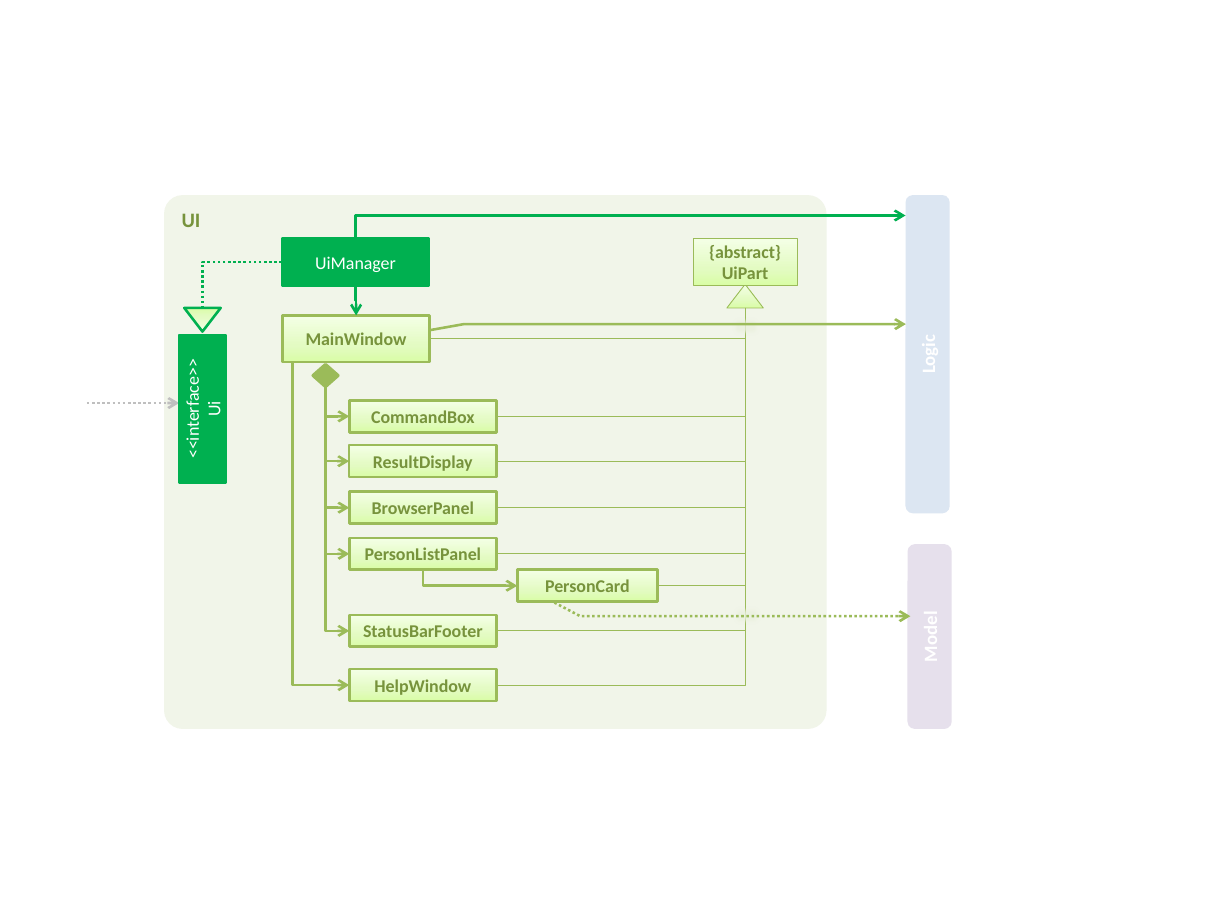
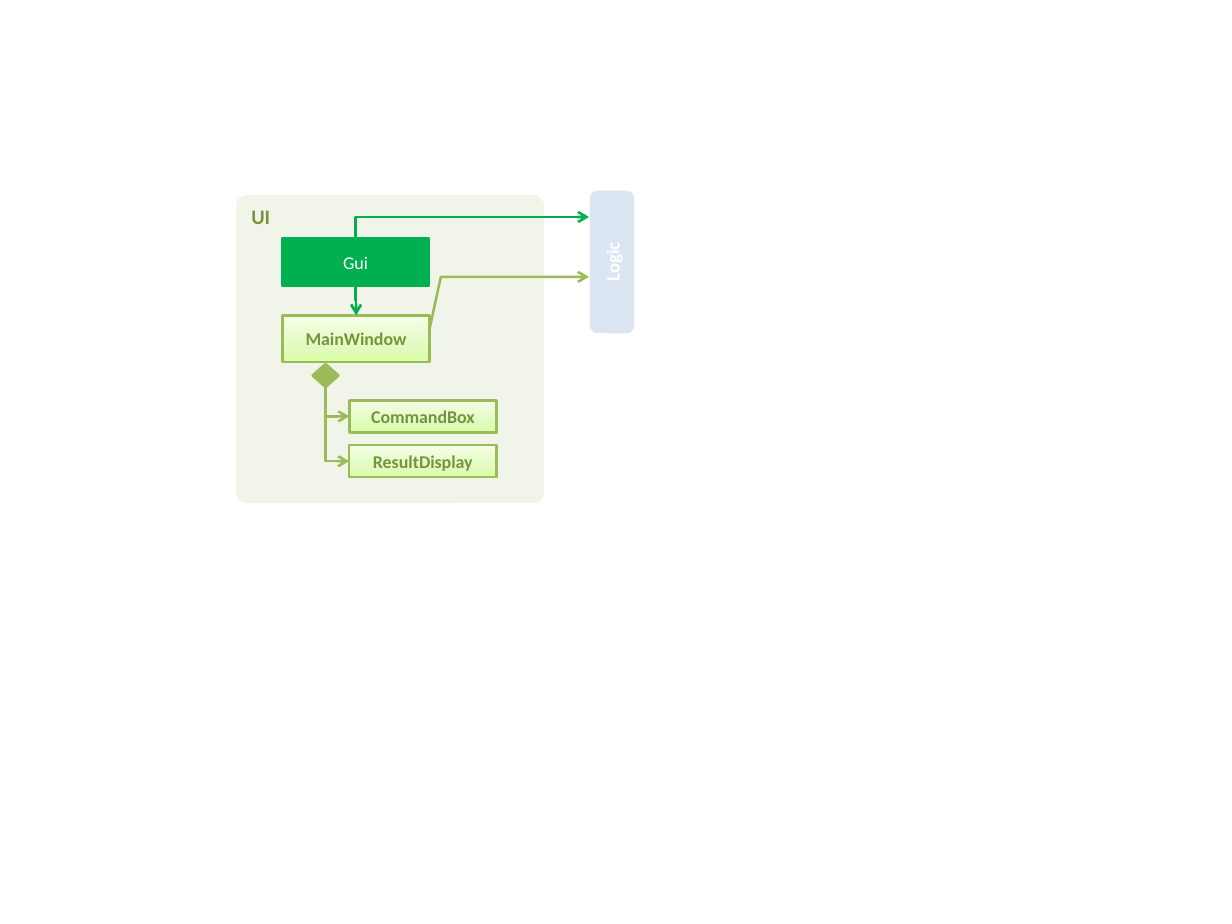
Before and after one commit to seanieyap/main, a slide deck: slide 1 of docs/diagrams/UiComponentClassDiagram.pptx. Drawn at 1232x924 pixels with LibreOffice and Linux fonts; fonts in the diff are those of the drawing. Boxes give left, top, right and bottom in pixels: in the first picture for what was removed or moved away, otherwise in the second. Text is boxed around its words. In the diff, an @@ line names an element or a change of style, - is before the commit and + after.

```diff
--- a/docs/diagrams/UiComponentClassDiagram.pptx
+++ b/docs/diagrams/UiComponentClassDiagram.pptx
@@ rounded rectangle "UI": place and size @@
-rounded rectangle "UI" at <box>164,195,827,728</box>
+rounded rectangle "UI" at <box>237,195,545,503</box>
@@ rounded rectangle: place and size @@
-rounded rectangle at <box>906,196,950,514</box>
+rounded rectangle at <box>590,191,634,334</box>
@@ elbow arrow moved from (356, 239) - (906, 216) to (356, 239) - (589, 217) @@
@@ rectangle removed at <box>694,239,797,286</box> @@
-{abstract}
-UiPart
@@ elbow line removed from (282, 262) to (202, 308) @@
@@ text in rectangle at <box>343,256,368,269</box>: text changed @@
-UiManager
+Gui
@@ freeform shape: place and size @@
-freeform shape at <box>429,324,906,330</box>
+freeform shape at <box>429,277,589,330</box>
@@ triangle removed at <box>727,285,764,308</box> @@
@@ triangle removed at <box>185,308,222,331</box> @@
@@ elbow line removed from (430, 339) to (745, 308) @@
@@ elbow line removed from (496, 461) to (745, 308) @@
@@ elbow line removed from (745, 308) to (496, 508) @@
@@ elbow line removed from (745, 308) to (496, 631) @@
@@ elbow line removed from (745, 308) to (496, 685) @@
@@ elbow line removed from (745, 308) to (496, 416) @@
@@ elbow line removed from (745, 308) to (496, 554) @@
@@ elbow line removed from (745, 308) to (658, 585) @@
@@ rectangle removed at <box>731,315,761,338</box> @@
@@ rectangle removed at <box>180,335,227,483</box> @@
-<<interface>>
-Ui
@@ elbow arrow removed from (293, 362) to (350, 685) @@
@@ elbow arrow removed from (325, 387) to (350, 508) @@
@@ elbow arrow removed from (325, 387) to (350, 554) @@
@@ elbow arrow removed from (325, 387) to (350, 631) @@
@@ elbow arrow removed from (87, 403) to (179, 403) @@
@@ rectangle removed at <box>350,492,498,524</box> @@
-BrowserPanel
@@ rectangle removed at <box>350,538,498,570</box> @@
-PersonListPanel
@@ elbow arrow removed from (423, 569) to (517, 585) @@
@@ rectangle removed at <box>517,569,658,601</box> @@
-PersonCard
@@ rounded rectangle removed at <box>908,545,952,729</box> @@
@@ rectangle removed at <box>350,615,498,647</box> @@
-StatusBarFooter
@@ freeform shape removed at <box>554,602,910,616</box> @@
@@ rectangle removed at <box>732,605,763,627</box> @@
@@ rectangle removed at <box>350,669,498,701</box> @@
-HelpWindow
```
Also in this commit, not shown: 45 other files.
